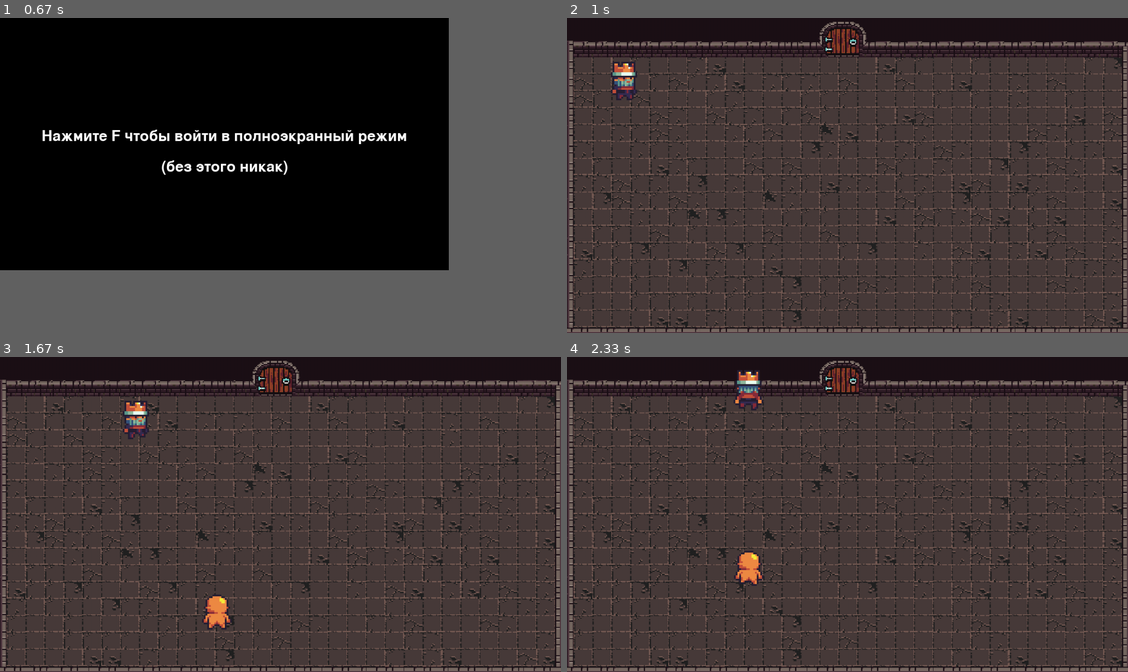
Above: before the commit, frames 1-4 (two rows, left to right).
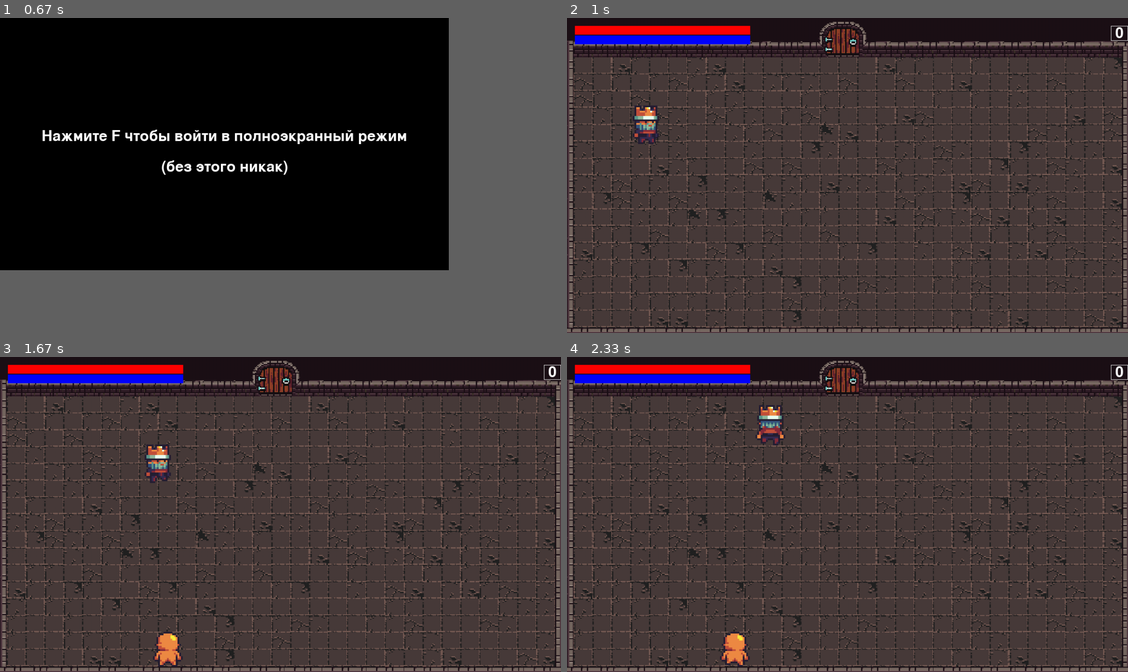
Above: after the commit, the same moments.

Repository: DImiir/PYGAMEproject
Game: pygame game, started from main.py
The game is run twice, just before and just after one commit, with the same random seed, the same clock (stepped at 60 frames per second) and the same inputs.
Inputs (mouse positions are in pixels of both pictures, inside the frame that each line leads up to):
- Up to frame 1 (0.67 s): click (224, 144) at 0.38 s
- Up to frame 2 (1 s): tap F at 0.67 s
- Up to frame 3 (1.67 s): hold Q 1-1.47 s; hold D 1-1.47 s; hold D from 1.5 s (still down)
- Up to frame 4 (2.33 s): release D at 1.97 s; hold W 2-2.3 s

Frame 1 is identical in both runs. In frame 2, 2.7% of the frame differs, in the area x 1-100%, y 2-41%; in frame 3, 3.5%, in the area x 1-100%, y 2-99%; in frame 4, 3.5%.

Commit message:
нууу... теперь есть хп и стамина. сделаны некоторые поправки в коде. теперь сущуствует возможность рестарта.

Diff:
--- a/main.py
+++ b/main.py
@@ -12,6 +12,113 @@
 pygame.display.set_caption("KINGDOM: A CHILDHOOD DREAM BUT IT IS MORE REALISTIC")
 clock = pygame.time.Clock()
 fullscreen_mode = False
+image = pygame.image.load('pictures/background.png')
+background = pygame.transform.scale(image, (info.current_w, info.current_h))
+to_right1, to_left1, to_up1, to_down1 = False, False, False, False
+score = 0
+
+
+def game(fullscreen_mode, screen):
+    global to_right1, to_left1, to_up1, to_down1
+    stamina_cd = 0
+    fight_cd = 0
+    while True:
+        for event in pygame.event.get():
+            if event.type == pygame.QUIT:
+                terminate()
+            if event.type == pygame.KEYDOWN and event.key == pygame.K_f:
+                fullscreen_mode = not fullscreen_mode
+                if fullscreen_mode:
+                    screen = pygame.display.set_mode((info.current_w, info.current_h), pygame.FULLSCREEN)
+                else:
+                    screen = pygame.display.set_mode(size)
+            if fullscreen_mode:
+                if event.type == pygame.KEYDOWN:
+                    if event.key == pygame.K_a:
+                        to_left1 = True
+                    if event.key == pygame.K_d:
+                        to_right1 = True
+                    if event.key == pygame.K_s:
+                        to_down1 = True
+                    if event.key == pygame.K_w:
+                        to_up1 = True
+                    if chel.stamina >= 20 and pygame.time.get_ticks() - fight_cd > 3000:
+                        if event.key == pygame.K_LEFT:
+                            Attack(chel.pos_x - 10, chel.pos_y + 20, 'left')
+                        if event.key == pygame.K_RIGHT:
+                            Attack(chel.pos_x + 10, chel.pos_y + 20, 'right')
+                        if event.key == pygame.K_DOWN:
+                            Attack(chel.pos_x + 10, chel.pos_y + 10, 'down')
+                        if event.key == pygame.K_UP:
+                            Attack(chel.pos_x + 10, chel.pos_y - 10, 'up')
+                    if event.key == pygame.K_q:
+                        level_build()
+                        fight_cd = pygame.time.get_ticks()
+                if event.type == pygame.KEYUP:
+                    if event.key == pygame.K_a:
+                        to_left1 = False
+                        chel.cur_frame3 = 0
+                    if event.key == pygame.K_d:
+                        to_right1 = False
+                        chel.cur_frame4 = 0
+                    if event.key == pygame.K_s:
+                        to_down1 = False
+                        chel.cur_frame2 = 0
+                    if event.key == pygame.K_w:
+                        chel.cur_frame1 = 0
+                        to_up1 = False
+        if fullscreen_mode:
+            screen.fill((0, 0, 0))
+            clock.tick(30)
+            screen.blit(background, (0, 0))
+            pygame.draw.rect(screen, pygame.color.Color('red'), (18, 18, chel.HP * 4, 20))
+            pygame.draw.rect(screen, pygame.color.Color('blue'), (18, 40, chel.stamina * 2, 20))
+            if pygame.time.get_ticks() - fight_cd > 3000:
+                if enemies:
+                    for enem in enemies:
+                        enem.move()
+                        if chel.rect.colliderect(enem.rect):
+                            enem.player_hit()
+            if attacks:
+                for atk in attacks:
+                    atk.move()
+                    if (atk.pos_x <= 10 or atk.pos_x >= width / 0.8 - atk.image.get_width() - 10
+                            or atk.pos_y <= 40 or atk.pos_y >= height / 0.8 - atk.image.get_height() - 10):
+                        attacks.remove(atk)
+                        all_sprites.remove(atk)
+                    if enemies:
+                        for enem in enemies:
+                            if atk.rect.colliderect(enem.rect):
+                                enem.hit(atk.damage)
+                                attacks.remove(atk)
+                                all_sprites.remove(atk)
+            if chel not in all_sprites:
+                return
+            if pygame.time.get_ticks() - stamina_cd >= 1000 and chel.stamina < 200:
+                chel.stamina += 20
+                stamina_cd = pygame.time.get_ticks()
+            chel.move()
+            all_sprites.update()
+            all_sprites.draw(screen)
+            font = pygame.font.Font(None, 50)
+            text = font.render(str(score), True, (255, 255, 255))
+            text_w, text_h = text.get_width(), text.get_height()
+            screen.blit(text, (info.current_w - text_w - 10, 18))
+            pygame.draw.rect(screen, (255, 255, 255), (info.current_w - text_w - 20, 18,
+                                                       text_w + 20, text_h), 1)
+            pygame.display.update()
+        else:
+            screen.fill((0, 0, 0))
+            font = pygame.font.Font(None, 50)
+            text1 = font.render("Нажмите F чтобы войти в полноэкранный режим", True, (255, 255, 255))
+            text2 = font.render("(без этого никак)", True, (255, 255, 255))
+            text_x1 = width // 2 - text1.get_width() // 2
+            text_y1 = height // 2 - text1.get_height()
+            text_x2 = width // 2 - text2.get_width() // 2
+            text_y2 = height // 2 + text2.get_height()
+            screen.blit(text1, (text_x1, text_y1))
+            screen.blit(text2, (text_x2, text_y2))
+            pygame.display.flip()
 
 
 class Character(pygame.sprite.Sprite):
@@ -40,6 +147,7 @@
         self.pos_x = pos_x
         self.pos_y = pos_y
         self.HP = 100
+        self.stamina = 200
         self.last_hit = 0
 
     def move(self):
@@ -109,13 +217,6 @@
                         image.get_height() * 4))
             self.right = True
             self.up = False
-
-    def hit(self, damage):
-        if pygame.time.get_ticks() - self.last_hit >= 2000:
-            self.HP -= damage
-            self.last_hit = pygame.time.get_ticks()
-            if self.HP <= 0:
-                all_sprites.remove(self)
 
 
 class Attack(pygame.sprite.Sprite):
@@ -139,6 +240,7 @@
         self.pos_y = pos_y
         self.movement = movement
         self.damage = 25
+        chel.stamina -= 20
 
     def move(self):
         if self.movement == 'up':
@@ -186,6 +288,7 @@
         self.pos_y = pos_y
         self.HP = 200
         self.damage = 20
+        self.last_hit = 0
 
     def move(self):
         if chel.pos_y < self.pos_y:
@@ -203,13 +306,27 @@
         self.rect = self.image.get_rect().move(self.pos_x, self.pos_y)
 
     def update(self):
-        if chel.pos_y < self.pos_y:
+        if chel.pos_x < self.pos_x:
+            self.cur_frame3 = (self.cur_frame3 + 1) % len(self.frames_for_left)
+            image = self.frames_for_left[self.cur_frame3]
+            self.image = pygame.transform.scale(
+                image, (image.get_width() * 4,
+                        image.get_height() * 4))
+            self.right = False
+        if chel.pos_x > self.pos_x:
+            self.cur_frame4 = (self.cur_frame4 + 1) % len(self.frames_for_right)
+            image = self.frames_for_right[self.cur_frame4]
+            self.image = pygame.transform.scale(
+                image, (image.get_width() * 4,
+                        image.get_height() * 4))
+            self.right = True
+        if chel.pos_y + 3 < self.pos_y:
             self.cur_frame1 = (self.cur_frame1 + 1) % len(self.frames_for_up)
             image = self.frames_for_up[self.cur_frame1]
             self.image = pygame.transform.scale(
                 image, (image.get_width() * 4,
                         image.get_height() * 4))
-        elif chel.pos_y > self.pos_y:
+        if chel.pos_y - 3 > self.pos_y:
             if self.right:
                 self.cur_frame2 = (self.cur_frame2 + 1) % len(self.frames_for_right)
                 image = self.frames_for_right[self.cur_frame2]
@@ -222,26 +339,29 @@
                 self.image = pygame.transform.scale(
                     image, (image.get_width() * 4,
                             image.get_height() * 4))
-        elif chel.pos_x < self.pos_x:
-            self.cur_frame3 = (self.cur_frame3 + 1) % len(self.frames_for_left)
-            image = self.frames_for_left[self.cur_frame3]
-            self.image = pygame.transform.scale(
-                image, (image.get_width() * 4,
-                        image.get_height() * 4))
-            self.right = False
-        elif chel.pos_x > self.pos_x:
-            self.cur_frame4 = (self.cur_frame4 + 1) % len(self.frames_for_right)
-            image = self.frames_for_right[self.cur_frame4]
-            self.image = pygame.transform.scale(
-                image, (image.get_width() * 4,
-                        image.get_height() * 4))
-            self.right = True
 
     def hit(self, damage):
+        global score
         self.HP -= damage
+        if chel.pos_y < self.pos_y:
+            self.pos_y += 8
+        if chel.pos_y > self.pos_y:
+            self.pos_y -= 8
+        if chel.pos_x < self.pos_x:
+            self.pos_x += 8
+        if chel.pos_x > self.pos_x:
+            self.pos_x -= 8
         if self.HP <= 0:
-            enemies.remove(enem)
-            all_sprites.remove(enem)
+            enemies.remove(self)
+            all_sprites.remove(self)
+            score += 10
+
+    def player_hit(self):
+        if pygame.time.get_ticks() - self.last_hit >= 2000:
+            chel.HP -= self.damage
+            self.last_hit = pygame.time.get_ticks()
+            if chel.HP <= 0:
+                all_sprites.remove(chel)
 
 
 def terminate():
@@ -249,12 +369,25 @@
     sys.exit()
 
 
-def start_screen(screen):
+def start_end_screen(screen, end):
     global fullscreen_mode
+    text = ["KINGDOM: A CHILDHOOD DREAM BUT IT IS MORE REALISTIC",
+            "",
+            "НАЖМИТЕ ЧТО-НИБУДЬ",
+            "ЧТОБЫ НАЧАТЬ"]
     image = pygame.image.load('pictures/second.tiff')
+    if end:
+        text = ["KINGDOM: A CHILDHOOD DREAM BUT IT IS MORE REALISTIC",
+                "",
+                f"ВЫ НАБРАЛИ {score}",
+                "НАЖМИТЕ Q",
+                "ЧТОБЫ ВЕРНУТЬСЯ"]
+        image = pygame.image.load('pictures/game_over.tiff')
     fon = pygame.transform.scale(image, size)
+    if fullscreen_mode:
+        fon = pygame.transform.scale(image, (info.current_w, info.current_h))
     screen.blit(fon, (0, 0))
-    start_screen_tool()
+    text_tool(text)
     while True:
         for event in pygame.event.get():
             if event.type == pygame.QUIT:
@@ -265,27 +398,27 @@
                     screen = pygame.display.set_mode((info.current_w, info.current_h), pygame.FULLSCREEN)
                     fon = pygame.transform.scale(image, (info.current_w, info.current_h))
                     screen.blit(fon, (0, 0))
-                    start_screen_tool()
+                    text_tool(text)
                 else:
                     screen = pygame.display.set_mode(size)
                     fon = pygame.transform.scale(image, size)
                     screen.blit(fon, (0, 0))
-                    start_screen_tool()
-            elif event.type == pygame.KEYDOWN or \
-                    event.type == pygame.MOUSEBUTTONDOWN:
+                    text_tool(text)
+            elif end and event.type == pygame.KEYDOWN and event.key == pygame.K_q:
+                all_sprites.empty()
+                enemies.empty()
+                attacks.empty()
+                restart()
+            elif not end and (event.type == pygame.KEYDOWN or event.type == pygame.MOUSEBUTTONDOWN):
                 return
         pygame.display.flip()
         clock.tick(60)
 
 
-def start_screen_tool():
-    intro_text = ["KINGDOM: A CHILDHOOD DREAM BUT IT IS MORE REALISTIC",
-                  "",
-                  "НАЖМИТЕ ЧТО-НИБУДЬ",
-                  "ЧТОБЫ НАЧАТЬ"]
+def text_tool(text):
     font = pygame.font.Font(None, 30)
     text_coord = 50
-    for line in intro_text:
+    for line in text:
         string_rendered = font.render(line, 1, pygame.Color('black'))
         intro_rect = string_rendered.get_rect()
         text_coord += 10
@@ -295,121 +428,21 @@
         screen.blit(string_rendered, intro_rect)
 
 
-def game_over(screen):
-    global fullscreen_mode
-    image = pygame.image.load('pictures/game_over.tiff')
-    fon = pygame.transform.scale(image, size)
-    if fullscreen_mode:
-        fon = pygame.transform.scale(image, (info.current_w, info.current_h))
-    screen.blit(fon, (0, 0))
-    start_screen_tool()
-    while True:
-        for event in pygame.event.get():
-            if event.type == pygame.QUIT:
-                terminate()
-            if event.type == pygame.KEYDOWN and event.key == pygame.K_f:
-                fullscreen_mode = not fullscreen_mode
-                if fullscreen_mode:
-                    screen = pygame.display.set_mode((info.current_w, info.current_h), pygame.FULLSCREEN)
-                    fon = pygame.transform.scale(image, (info.current_w, info.current_h))
-                    screen.blit(fon, (0, 0))
-                    start_screen_tool()
-                else:
-                    screen = pygame.display.set_mode(size)
-                    fon = pygame.transform.scale(image, size)
-                    screen.blit(fon, (0, 0))
-                    start_screen_tool()
-        pygame.display.flip()
-        clock.tick(60)
-
-
-start_screen(screen)
-chel = Character(100, 100)
-image = pygame.image.load('pictures/background.png')
-background = pygame.transform.scale(image, (info.current_w, info.current_h))
-to_right1, to_left1, to_up1, to_down1 = False, False, False, False
-while True:
-    for event in pygame.event.get():
-        if event.type == pygame.QUIT:
-            terminate()
-        if event.type == pygame.KEYDOWN and event.key == pygame.K_f:
-            fullscreen_mode = not fullscreen_mode
-            if fullscreen_mode:
-                screen = pygame.display.set_mode((info.current_w, info.current_h), pygame.FULLSCREEN)
-            else:
-                screen = pygame.display.set_mode(size)
-        if fullscreen_mode:
-            if event.type == pygame.KEYDOWN:
-                if event.key == pygame.K_a:
-                    to_left1 = True
-                if event.key == pygame.K_d:
-                    to_right1 = True
-                if event.key == pygame.K_s:
-                    to_down1 = True
-                if event.key == pygame.K_w:
-                    to_up1 = True
-                if event.key == pygame.K_LEFT:
-                    Attack(chel.pos_x - 10, chel.pos_y + 20, 'left')
-                if event.key == pygame.K_RIGHT:
-                    Attack(chel.pos_x + 10, chel.pos_y + 20, 'right')
-                if event.key == pygame.K_DOWN:
-                    Attack(chel.pos_x + 10, chel.pos_y + 10, 'down')
-                if event.key == pygame.K_UP:
-                    Attack(chel.pos_x + 10, chel.pos_y - 10, 'up')
-                if event.key == pygame.K_q:
-                    Enemy(random.randint(500, 700), random.randint(500, 700))
-            if event.type == pygame.KEYUP:
-                if event.key == pygame.K_a:
-                    to_left1 = False
-                    chel.cur_frame3 = 0
-                if event.key == pygame.K_d:
-                    to_right1 = False
-                    chel.cur_frame4 = 0
-                if event.key == pygame.K_s:
-                    to_down1 = False
-                    chel.cur_frame2 = 0
-                if event.key == pygame.K_w:
-                    chel.cur_frame1 = 0
-                    to_up1 = False
-    if fullscreen_mode:
-        screen.fill((0, 0, 0))
-        clock.tick(30)
-        screen.blit(background, (0, 0))
-        if enemies:
-            for enem in enemies:
-                enem.move()
-        if attacks:
-            for atk in attacks:
-                atk.move()
-                if (atk.pos_x <= 10 or atk.pos_x >= width / 0.8 - atk.image.get_width() - 10
-                        or atk.pos_y <= 40 or atk.pos_y >= height / 0.8 - atk.image.get_height() - 10):
-                    attacks.remove(atk)
-                    all_sprites.remove(atk)
-                if enemies:
-                    for enem in enemies:
-                        if atk.rect.colliderect(enem.rect):
-                            enem.hit(atk.damage)
-                            attacks.remove(atk)
-                            all_sprites.remove(atk)
-        if enemies:
-            for enem in enemies:
-                if chel.rect.colliderect(enem.rect):
-                    chel.hit(enem.damage)
-        if chel not in all_sprites:
-            game_over(screen)
-        chel.move()
-        all_sprites.update()
-        all_sprites.draw(screen)
-        pygame.display.update()
-    else:
-        screen.fill((0, 0, 0))
-        font = pygame.font.Font(None, 50)
-        text1 = font.render("Нажмите F чтобы войти в полноэкранный режим", True, (255, 255, 255))
-        text2 = font.render("(без этого никак)", True, (255, 255, 255))
-        text_x1 = width // 2 - text1.get_width() // 2
-        text_y1 = height // 2 - text1.get_height()
-        text_x2 = width // 2 - text2.get_width() // 2
-        text_y2 = height // 2 + text2.get_height()
-        screen.blit(text1, (text_x1, text_y1))
-        screen.blit(text2, (text_x2, text_y2))
-        pygame.display.flip()
+def level_build():
+    for number in range(random.randint(1, 5)):
+        Enemy(random.randint(16, info.current_w - 16), random.randint(36, info.current_h - 36))
+
+
+def restart():
+    global chel, to_right1, to_left1, to_up1, to_down1
+    to_right1, to_left1, to_up1, to_down1 = False, False, False, False
+    start_end_screen(screen, False)
+    chel = Character(150, 200)
+    game(fullscreen_mode, screen)
+    start_end_screen(screen, True)
+
+
+start_end_screen(screen, False)
+chel = Character(150, 200)
+game(fullscreen_mode, screen)
+start_end_screen(screen, True)
